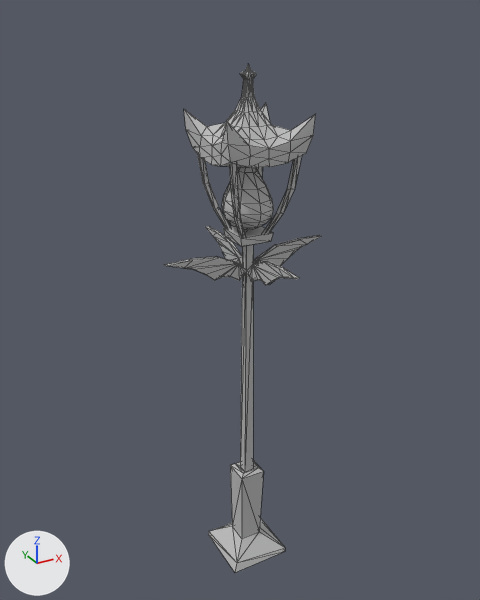
The FBX model High-Stakes/Assets/Art/Props/Models/obj_lantern.fbx as it was, and as the next commit left it.
Both versions are drawn from a 50 mm lens placed at (-1.5, -2.66, 2.91), pointed at (0.01, 0.09, 1.54). Lighting does not change. The marker at lower left points along +X, +Y and +Z. Mesh edges are drawn as thin lines. Where no turn or scale is listed for an object, it has been applied to the vertices.

In view in the first picture: 'fire', 'obj_lantern'.
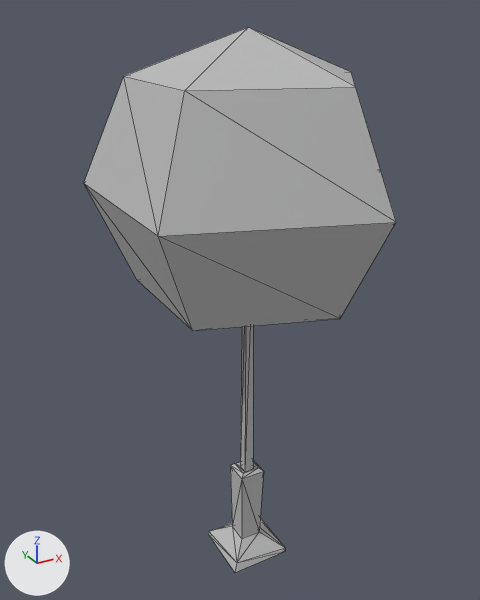
Location of each change, (x1, y1, x2, y2) in pixels of the pictures (480 x 600 px):
'glow', added
    after: (84, 27, 396, 331)
'obj_lantern', unchanged, covered by the edit
    before: (164, 64, 322, 572)
    after: (209, 326, 285, 572)
'fire', unchanged, covered by the edit
    before: (222, 167, 274, 230)

Diff of the bpy script that builds the scene:
```diff
--- a/High-Stakes/Assets/Art/Props/Models/obj_lantern.fbx.py
+++ b/High-Stakes/Assets/Art/Props/Models/obj_lantern.fbx.py
@@ me_mesh_001_1 @@
+me_mesh_001_1.from_pydata(...)  # a UV sphere (5 segments, 4 rings, poles along z) spanning x -0.64..0.79, y -0.75..0.75, z -0.69..0.69
+me_mesh_001_1.materials.append(mat_lambert1)  # grey #bcbcbc
@@ ob_glow @@
+ob_glow = bpy.data.objects.new('glow', me_mesh_001_1)
+ob_glow.location = (0.0, 0.0, 2.144)
```
